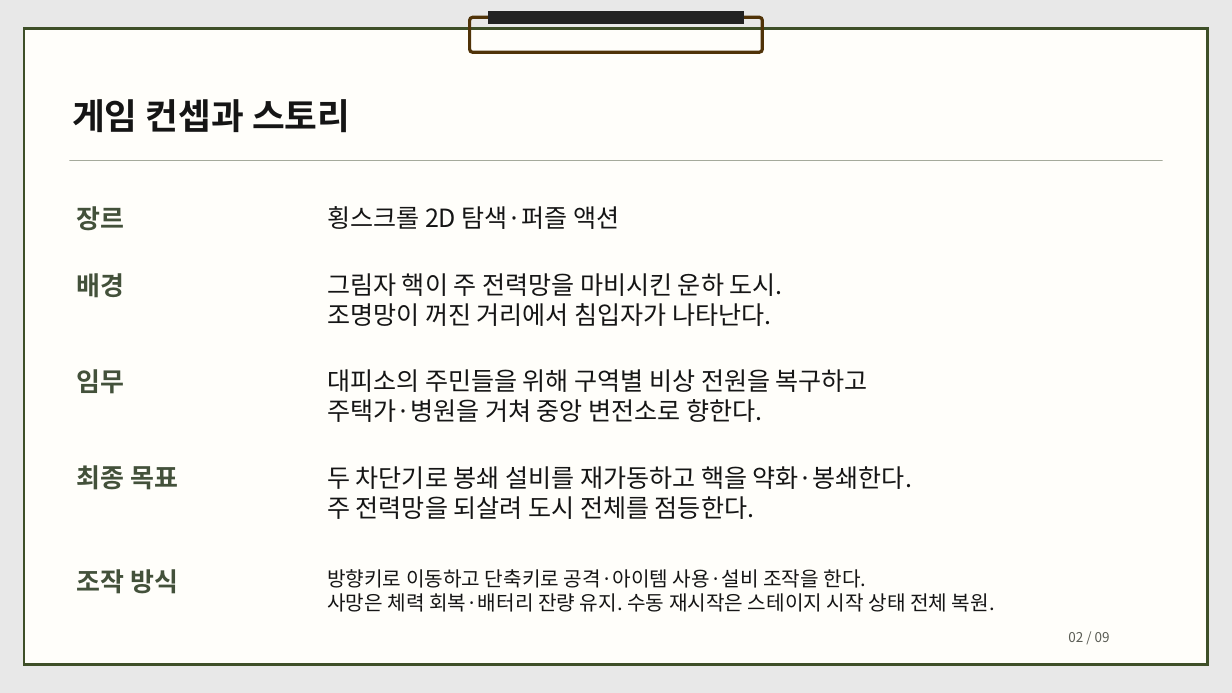
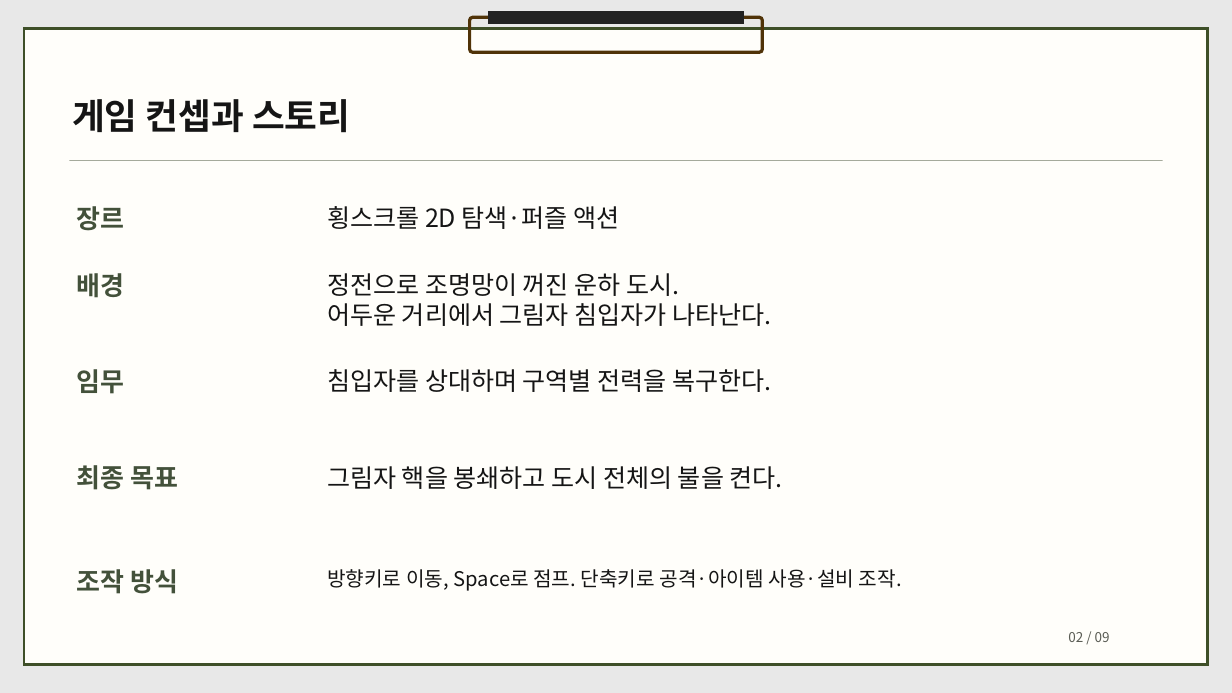
Before and after one commit to dbguswh/2Dgame_project, a slide deck: slide 2 of docs/2D게임프로그래밍 1차발표.pptx. Drawn at 1232x693 pixels with LibreOffice and Linux fonts; fonts in the diff are those of the drawing. Boxes give left, top, right and bottom in pixels: in the first picture for what was removed or moved away, otherwise in the second. Text is boxed around its words. In the diff, an @@ line names an element or a change of style, - is before the commit and + after.

```diff
--- a/docs/2D게임프로그래밍 1차발표.pptx
+++ b/docs/2D게임프로그래밍 1차발표.pptx
@@ text at [327, 273, 771, 326]: text changed @@
-그림자 핵이 주 전력망을 마비시킨 운하 도시.
-조명망이 꺼진 거리에서 침입자가 나타난다.
+정전으로 조명망이 꺼진 운하 도시.
+어두운 거리에서 그림자 침입자가 나타난다.
@@ text at [327, 369, 771, 392]: text changed @@
-대피소의 주민들을 위해 구역별 비상 전원을 복구하고
-주택가·병원을 거쳐 중앙 변전소로 향한다.
+침입자를 상대하며 구역별 전력을 복구한다.
@@ text at [327, 466, 783, 489]: text changed @@
-두 차단기로 봉쇄 설비를 재가동하고 핵을 약화·봉쇄한다.
-주 전력망을 되살려 도시 전체를 점등한다.
+그림자 핵을 봉쇄하고 도시 전체의 불을 켠다.
@@ text at [327, 569, 902, 591]: text changed @@
-방향키로 이동하고 단축키로 공격·아이템 사용·설비 조작을 한다.
-사망은 체력 회복·배터리 잔량 유지. 수동 재시작은 스테이지 시작 상태 전체 복원.
+방향키로 이동, Space로 점프. 단축키로 공격·아이템 사용·설비 조작.
```
Also in this commit, not shown: 7 other slides changed.
